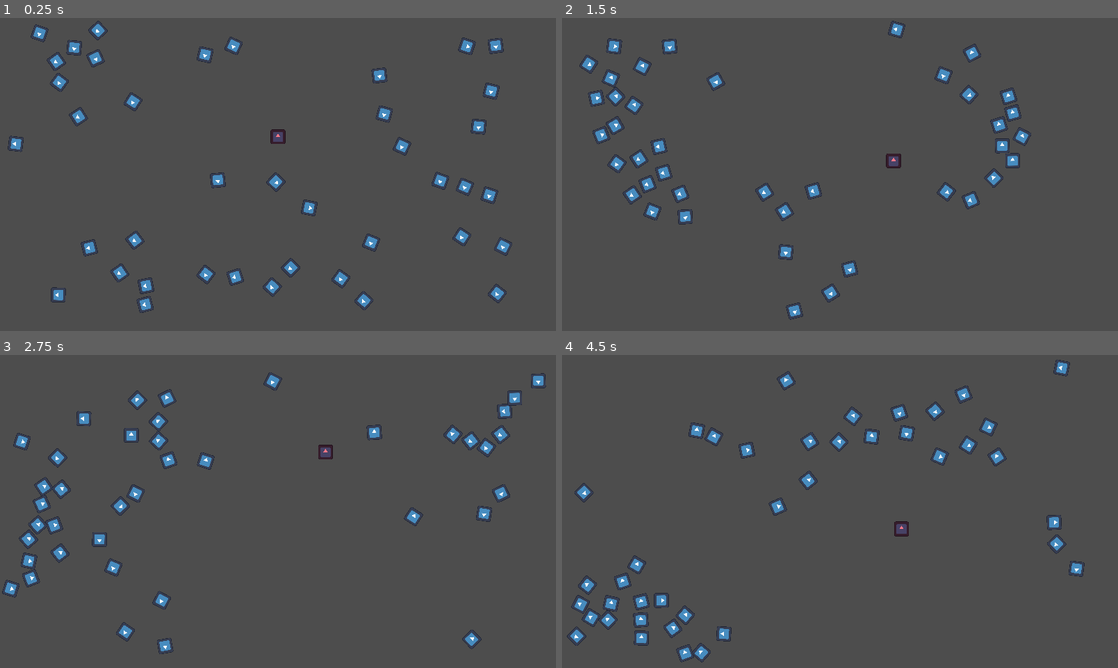
Above: before the commit, frames 1-4 (two rows, left to right).
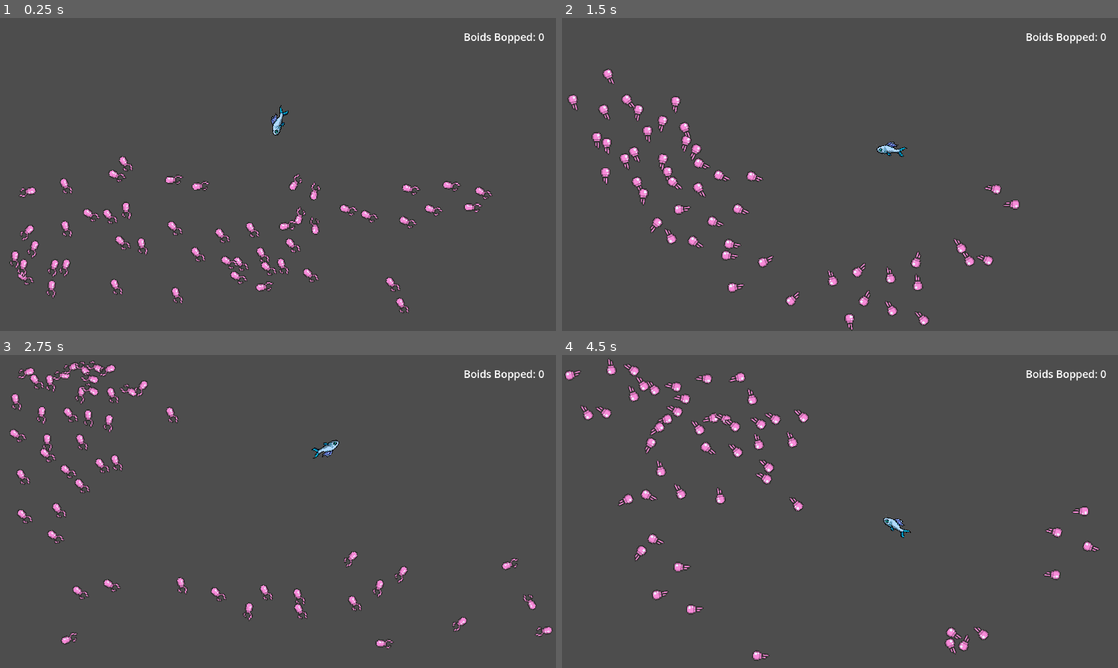
Above: after the commit, the same moments.

Repository: Applehand/flocking-sim-godot
Game: Godot game, scene res://scenes/main.tscn
Same seed, same stepped clock (60 frames per second), same inputs: the game is played once before the commit and once after it. The engine's default icon, where the game draws it, is replaced by a stand-in: a white triangle on a blue panel in a dark square.
Inputs (mouse positions are in pixels of both pictures, inside the frame that each line leads up to):
- Up to frame 1 (0.25 s): no input
- Up to frame 2 (1.5 s): move the mouse to (962, 158) at 0.52 s; hold Space (dash) 0.53-1.28 s; move the mouse to (728, 190) at 1.27 s; tap Space (dash) at 1.35 s
- Up to frame 3 (2.75 s): move the mouse to (333, 442) at 2.02 s; hold Space (dash) from 2.03 s (still down)
- Up to frame 4 (4.5 s): move the mouse to (812, 574) at 2.77 s; release Space (dash) at 2.78 s; tap Space (dash) at 2.85, 4.35 s; move the mouse to (1006, 558) at 3.52 s; hold Space (dash) 3.53-4.28 s; move the mouse to (673, 464) at 4.27 s

The runs differ from the first frame. In frame 1, 6.2% of the frame differs, in the area x 1-98%, y 0-95%; in frame 2, 6.3%; in frame 3, 6.1%; in frame 4, 6.3%, in the area x 0-98%, y 1-99%.

Commit message:
final jam sprint
procrastiation

Diff:
--- a/project.godot
+++ b/project.godot
@@ -19,7 +19,7 @@
 
 window/size/viewport_width=1920
 window/size/viewport_height=1080
-window/stretch/mode="canvas_items"
+window/stretch/mode="viewport"
 window/stretch/aspect="expand"
 
 [editor]
@@ -31,6 +31,7 @@
 dash={
 "deadzone": 0.5,
 "events": [Object(InputEventKey,"resource_local_to_scene":false,"resource_name":"","device":-1,"window_id":0,"alt_pressed":false,"shift_pressed":false,"ctrl_pressed":false,"meta_pressed":false,"pressed":false,"keycode":0,"physical_keycode":32,"key_label":0,"unicode":32,"echo":false,"script":null)
+, Object(InputEventMouseButton,"resource_local_to_scene":false,"resource_name":"","device":-1,"window_id":0,"alt_pressed":false,"shift_pressed":false,"ctrl_pressed":false,"meta_pressed":false,"button_mask":1,"position":Vector2(625, 30),"global_position":Vector2(633, 110),"factor":1.0,"button_index":1,"canceled":false,"pressed":true,"double_click":false,"script":null)
 ]
 }
 
@@ -40,5 +41,6 @@
 
 [rendering]
 
+textures/canvas_textures/default_texture_filter=0
 renderer/rendering_method="gl_compatibility"
 renderer/rendering_method.mobile="gl_compatibility"
--- /dev/null
+++ b/resources/main_theme.tres
@@ -0,0 +1,3 @@
+[gd_resource type="Theme" format=3 uid="uid://ufxi2spsyi6h"]
+
+[resource]
--- a/scenes/Boid.tscn
+++ b/scenes/Boid.tscn
@@ -1,19 +1,119 @@
-[gd_scene load_steps=6 format=3 uid="uid://dvv1j1nmdj4et"]
+[gd_scene load_steps=19 format=3 uid="uid://dvv1j1nmdj4et"]
 
 [ext_resource type="Script" path="res://scripts/Boid.gd" id="1_rcn3p"]
-[ext_resource type="Texture2D" uid="uid://d2bova7umpsta" path="res://icon.svg" id="2_afch4"]
+[ext_resource type="Texture2D" uid="uid://ctv02fgv56iar" path="res://resources/Jellyfish Sprite Sheet.png" id="2_0tnwt"]
 
 [sub_resource type="CircleShape2D" id="CircleShape2D_2kkgw"]
-radius = 264.002
+radius = 319.056
 
 [sub_resource type="CircleShape2D" id="CircleShape2D_fpqhn"]
-radius = 61.0082
+radius = 76.0066
 
 [sub_resource type="CapsuleShape2D" id="CapsuleShape2D_y4ht1"]
-radius = 28.0
-height = 60.0
+radius = 20.0
+height = 40.0
+
+[sub_resource type="AtlasTexture" id="AtlasTexture_7gdb7"]
+atlas = ExtResource("2_0tnwt")
+region = Rect2(0, 64, 32, 32)
+
+[sub_resource type="AtlasTexture" id="AtlasTexture_q18b0"]
+atlas = ExtResource("2_0tnwt")
+region = Rect2(32, 64, 32, 32)
+
+[sub_resource type="AtlasTexture" id="AtlasTexture_jq0b5"]
+atlas = ExtResource("2_0tnwt")
+region = Rect2(64, 64, 32, 32)
+
+[sub_resource type="AtlasTexture" id="AtlasTexture_aia4r"]
+atlas = ExtResource("2_0tnwt")
+region = Rect2(96, 64, 32, 32)
+
+[sub_resource type="AtlasTexture" id="AtlasTexture_hf2qi"]
+atlas = ExtResource("2_0tnwt")
+region = Rect2(128, 64, 32, 32)
+
+[sub_resource type="AtlasTexture" id="AtlasTexture_vgv15"]
+atlas = ExtResource("2_0tnwt")
+region = Rect2(0, 96, 32, 32)
+
+[sub_resource type="AtlasTexture" id="AtlasTexture_hqcqp"]
+atlas = ExtResource("2_0tnwt")
+region = Rect2(32, 96, 32, 32)
+
+[sub_resource type="AtlasTexture" id="AtlasTexture_6re01"]
+atlas = ExtResource("2_0tnwt")
+region = Rect2(64, 96, 32, 32)
+
+[sub_resource type="AtlasTexture" id="AtlasTexture_a4cqj"]
+atlas = ExtResource("2_0tnwt")
+region = Rect2(96, 96, 32, 32)
+
+[sub_resource type="AtlasTexture" id="AtlasTexture_xoqd1"]
+atlas = ExtResource("2_0tnwt")
+region = Rect2(128, 96, 32, 32)
+
+[sub_resource type="AtlasTexture" id="AtlasTexture_e0ysk"]
+atlas = ExtResource("2_0tnwt")
+region = Rect2(160, 96, 32, 32)
+
+[sub_resource type="AtlasTexture" id="AtlasTexture_b6dij"]
+atlas = ExtResource("2_0tnwt")
+region = Rect2(192, 96, 32, 32)
+
+[sub_resource type="SpriteFrames" id="SpriteFrames_j4gxq"]
+animations = [{
+"frames": [{
+"duration": 1.0,
+"texture": SubResource("AtlasTexture_7gdb7")
+}, {
+"duration": 1.0,
+"texture": SubResource("AtlasTexture_q18b0")
+}, {
+"duration": 1.0,
+"texture": SubResource("AtlasTexture_jq0b5")
+}, {
+"duration": 1.0,
+"texture": SubResource("AtlasTexture_aia4r")
+}, {
+"duration": 1.0,
+"texture": SubResource("AtlasTexture_hf2qi")
+}],
+"loop": true,
+"name": &"default",
+"speed": 10.0
+}, {
+"frames": [{
+"duration": 1.0,
+"texture": SubResource("AtlasTexture_vgv15")
+}, {
+"duration": 1.0,
+"texture": SubResource("AtlasTexture_hqcqp")
+}, {
+"duration": 1.0,
+"texture": SubResource("AtlasTexture_6re01")
+}, {
+"duration": 1.0,
+"texture": SubResource("AtlasTexture_a4cqj")
+}, {
+"duration": 1.0,
+"texture": SubResource("AtlasTexture_xoqd1")
+}, {
+"duration": 1.0,
+"texture": SubResource("AtlasTexture_e0ysk")
+}, {
+"duration": 1.0,
+"texture": SubResource("AtlasTexture_b6dij")
+}],
+"loop": false,
+"name": &"die",
+"speed": 5.0
+}]
 
 [node name="Boid" type="RigidBody2D"]
+rotation = 1.5708
+max_contacts_reported = 4
+contact_monitor = true
 script = ExtResource("1_rcn3p")
 
 [node name="VisualRange" type="Area2D" parent="."]
@@ -29,17 +129,15 @@
 [node name="BodyCollision" type="CollisionShape2D" parent="."]
 shape = SubResource("CapsuleShape2D_y4ht1")
 
-[node name="Sprite2D" type="Sprite2D" parent="."]
-scale = Vector2(0.4, 0.4)
-texture = ExtResource("2_afch4")
+[node name="AnimatedSprite2D" type="AnimatedSprite2D" parent="."]
+position = Vector2(-1, 2)
+scale = Vector2(4, 4)
+sprite_frames = SubResource("SpriteFrames_j4gxq")
+autoplay = "default"
 
-[node name="Label" type="Label" parent="."]
-offset_left = -19.0
-offset_top = -40.0
-offset_right = 21.0
-offset_bottom = -17.0
-
+[connection signal="body_entered" from="." to="." method="_on_body_entered"]
 [connection signal="body_entered" from="VisualRange" to="." method="_on_visual_range_entered"]
 [connection signal="body_exited" from="VisualRange" to="." method="_on_visual_range_exited"]
 [connection signal="body_entered" from="ProtectedRange" to="." method="_on_protected_range_entered"]
 [connection signal="body_exited" from="ProtectedRange" to="." method="_on_protected_range_exited"]
+[connection signal="animation_finished" from="AnimatedSprite2D" to="." method="_on_death_anim_finished"]
--- a/scenes/main.tscn
+++ b/scenes/main.tscn
@@ -1,7 +1,9 @@
-[gd_scene load_steps=7 format=3 uid="uid://dpyt08hhukwp5"]
+[gd_scene load_steps=9 format=3 uid="uid://dpyt08hhukwp5"]
 
 [ext_resource type="Script" path="res://scripts/main.gd" id="1_d3sgk"]
 [ext_resource type="PackedScene" uid="uid://dh1ltvja45grq" path="res://scenes/player.tscn" id="2_g0xw7"]
+[ext_resource type="PackedScene" uid="uid://b8e2nar26evr6" path="res://scenes/ui_main.tscn" id="2_raeft"]
+[ext_resource type="PackedScene" uid="uid://b4u1f2kqnm6ic" path="res://scenes/ui_menu.tscn" id="3_cgps1"]
 
 [sub_resource type="RectangleShape2D" id="RectangleShape2D_86cxv"]
 
@@ -12,11 +14,17 @@
 [sub_resource type="RectangleShape2D" id="RectangleShape2D_mcioo"]
 
 [node name="main" type="Node2D"]
+process_mode = 1
 script = ExtResource("1_d3sgk")
-num_boids = 40
+
+[node name="CanvasLayer" type="CanvasLayer" parent="."]
+
+[node name="ui_main" parent="CanvasLayer" instance=ExtResource("2_raeft")]
+
+[node name="ui_menu" parent="CanvasLayer" instance=ExtResource("3_cgps1")]
 
 [node name="LeftBorder" type="StaticBody2D" parent="."]
-constant_linear_velocity = Vector2(10, 2.08165e-12)
+constant_linear_velocity = Vector2(5, 2.08165e-12)
 
 [node name="CollisionShape2D" type="CollisionShape2D" parent="LeftBorder"]
 shape = SubResource("RectangleShape2D_86cxv")
@@ -28,13 +36,13 @@
 shape = SubResource("RectangleShape2D_jju1f")
 
 [node name="RightBorder" type="StaticBody2D" parent="."]
-constant_linear_velocity = Vector2(-10, 2.08165e-12)
+constant_linear_velocity = Vector2(-5, 2.08165e-12)
 
 [node name="CollisionShape2D" type="CollisionShape2D" parent="RightBorder"]
 shape = SubResource("RectangleShape2D_ccfog")
 
 [node name="BottomBorder" type="StaticBody2D" parent="."]
-constant_linear_velocity = Vector2(2.08165e-12, -10)
+constant_linear_velocity = Vector2(2.08165e-12, -5)
 
 [node name="CollisionShape2D" type="CollisionShape2D" parent="BottomBorder"]
 shape = SubResource("RectangleShape2D_mcioo")
--- a/scenes/player.tscn
+++ b/scenes/player.tscn
@@ -1,23 +1,32 @@
 [gd_scene load_steps=4 format=3 uid="uid://dh1ltvja45grq"]
 
 [ext_resource type="Script" path="res://scripts/player.gd" id="1_hmxu5"]
-[ext_resource type="Texture2D" uid="uid://d2bova7umpsta" path="res://icon.svg" id="1_quwxm"]
+[ext_resource type="Texture2D" uid="uid://b3kdt4nv7yx3b" path="res://resources/player_fish.png" id="2_hw6ln"]
 
-[sub_resource type="CircleShape2D" id="CircleShape2D_nyveq"]
-radius = 29.0
+[sub_resource type="CapsuleShape2D" id="CapsuleShape2D_uhuou"]
+radius = 17.0
+height = 54.0
 
 [node name="player" type="CharacterBody2D"]
 motion_mode = 1
 script = ExtResource("1_hmxu5")
 
 [node name="CollisionShape2D" type="CollisionShape2D" parent="."]
-shape = SubResource("CircleShape2D_nyveq")
+position = Vector2(-22, 4)
+rotation = 1.5708
+shape = SubResource("CapsuleShape2D_uhuou")
 
 [node name="Sprite2D" type="Sprite2D" parent="."]
-modulate = Color(1, 0.470588, 0.533333, 1)
-scale = Vector2(0.4, 0.4)
-texture = ExtResource("1_quwxm")
+position = Vector2(-3, -4)
+rotation = 0.265545
+scale = Vector2(0.15, 0.15)
+texture = ExtResource("2_hw6ln")
 
-[node name="Timer" type="Timer" parent="."]
+[node name="DashTimer" type="Timer" parent="."]
 
-[connection signal="timeout" from="Timer" to="." method="_on_timer_timeout"]
+[node name="StartTimer" type="Timer" parent="."]
+wait_time = 4.0
+autostart = true
+
+[connection signal="timeout" from="DashTimer" to="." method="_on_timer_timeout"]
+[connection signal="timeout" from="StartTimer" to="." method="_on_start_timer_timeout"]
--- /dev/null
+++ b/scenes/ui_main.tscn
@@ -0,0 +1,30 @@
+[gd_scene format=3 uid="uid://b8e2nar26evr6"]
+
+[node name="ui_main" type="Control"]
+layout_mode = 3
+anchors_preset = 15
+anchor_right = 1.0
+anchor_bottom = 1.0
+grow_horizontal = 2
+grow_vertical = 2
+
+[node name="MarginContainer" type="MarginContainer" parent="."]
+layout_mode = 1
+anchors_preset = 1
+anchor_left = 1.0
+anchor_right = 1.0
+offset_left = -19.0
+offset_bottom = 23.0
+grow_horizontal = 0
+theme_override_constants/margin_left = 40
+theme_override_constants/margin_top = 40
+theme_override_constants/margin_right = 40
+theme_override_constants/margin_bottom = 40
+
+[node name="Label" type="Label" parent="MarginContainer"]
+layout_mode = 2
+size_flags_horizontal = 0
+theme_override_font_sizes/font_size = 36
+text = "Boids Bopped: 0"
+horizontal_alignment = 1
+vertical_alignment = 1
--- /dev/null
+++ b/scenes/ui_menu.tscn
@@ -0,0 +1,74 @@
+[gd_scene load_steps=2 format=3 uid="uid://b4u1f2kqnm6ic"]
+
+[ext_resource type="Texture2D" uid="uid://d2bova7umpsta" path="res://icon.svg" id="1_iivkk"]
+
+[node name="ui_menu" type="Control"]
+visible = false
+layout_mode = 3
+anchors_preset = 0
+offset_left = 120.0
+offset_top = 80.0
+offset_right = 1800.0
+offset_bottom = 1000.0
+
+[node name="MarginContainer" type="MarginContainer" parent="."]
+layout_mode = 1
+anchors_preset = 15
+anchor_right = 1.0
+anchor_bottom = 1.0
+grow_horizontal = 2
+grow_vertical = 2
+theme_override_constants/margin_left = 120
+theme_override_constants/margin_top = 80
+theme_override_constants/margin_right = 120
+theme_override_constants/margin_bottom = 80
+
+[node name="CenterContainer" type="CenterContainer" parent="MarginContainer"]
+layout_mode = 2
+
+[node name="HBoxContainer" type="HBoxContainer" parent="MarginContainer/CenterContainer"]
+layout_mode = 2
+
+[node name="ButtonsMargin" type="MarginContainer" parent="MarginContainer/CenterContainer/HBoxContainer"]
+layout_mode = 2
+theme_override_constants/margin_left = 20
+theme_override_constants/margin_top = 20
+theme_override_constants/margin_right = 20
+theme_override_constants/margin_bottom = 20
+
+[node name="ButtonsVbox" type="VBoxContainer" parent="MarginContainer/CenterContainer/HBoxContainer/ButtonsMargin"]
+layout_mode = 2
+
+[node name="ArcadeButton" type="Button" parent="MarginContainer/CenterContainer/HBoxContainer/ButtonsMargin/ButtonsVbox"]
+layout_mode = 2
+size_flags_vertical = 4
+text = "Arcade"
+
+[node name="SandboxButton" type="Button" parent="MarginContainer/CenterContainer/HBoxContainer/ButtonsMargin/ButtonsVbox"]
+layout_mode = 2
+size_flags_vertical = 4
+text = "Sandbox"
+
+[node name="OptionsButton" type="Button" parent="MarginContainer/CenterContainer/HBoxContainer/ButtonsMargin/ButtonsVbox"]
+layout_mode = 2
+size_flags_vertical = 4
+text = "Options"
+
+[node name="ExitGameButton" type="Button" parent="MarginContainer/CenterContainer/HBoxContainer/ButtonsMargin/ButtonsVbox"]
+layout_mode = 2
+size_flags_vertical = 4
+text = "Exit Game"
+
+[node name="LogoMargin" type="MarginContainer" parent="MarginContainer/CenterContainer/HBoxContainer"]
+layout_mode = 2
+theme_override_constants/margin_left = 20
+theme_override_constants/margin_top = 20
+theme_override_constants/margin_right = 20
+theme_override_constants/margin_bottom = 20
+
+[node name="LogoCenter" type="CenterContainer" parent="MarginContainer/CenterContainer/HBoxContainer/LogoMargin"]
+layout_mode = 2
+
+[node name="LogoTexture" type="TextureRect" parent="MarginContainer/CenterContainer/HBoxContainer/LogoMargin/LogoCenter"]
+layout_mode = 2
+texture = ExtResource("1_iivkk")
--- a/scripts/Boid.gd
+++ b/scripts/Boid.gd
@@ -1,10 +1,10 @@
 extends RigidBody2D
 class_name Boid
+signal got_eaten
 
 @onready var visual_range = $VisualRange
 @onready var protected_range = $ProtectedRange
-@onready var label: Label = $Label
-@onready var sprite: Sprite2D = $Sprite2D
+@onready var sprite: AnimatedSprite2D = $AnimatedSprite2D
 
 @export var min_speed: int = 4
 @export var max_speed: int = 8
@@ -17,6 +17,7 @@
 var boids_in_visual_range: Array[Boid]
 var boids_in_protected_range: Array[Boid]
 var player_body: CharacterBody2D
+var has_been_eaten: bool = false
 
 
 func _physics_process(_delta):
@@ -47,14 +48,14 @@
 		boids_in_protected_range.erase(body)
 
 
-func calculate_position(player_body):
+func calculate_position(player):
 	var x_pos_avg: float = 0
 	var y_pos_avg: float = 0
 	var x_vel_avg: float = 0
 	var y_vel_avg: float = 0
 	var num_boids_in_vision: int = len(boids_in_visual_range)
-	var sep_dist_x: int = 0
-	var sep_dist_y: int = 0
+	var sep_dist_x: float = 0.0
+	var sep_dist_y: float = 0.0
 	var player_sep_dist_x: int = 0
 	var player_sep_dist_y: int = 0
 
@@ -63,10 +64,10 @@
 		sep_dist_x += position.x - boid.position.x
 		sep_dist_y += position.y - boid.position.y
 
-	# Also avoiding the player, if visible
-	if player_body:
-		player_sep_dist_x += position.x - player_body.position.x
-		player_sep_dist_y += position.y - player_body.position.y
+	# If the player body exists, then the boid will avoid it
+	if player:
+		player_sep_dist_x += position.x - player.position.x
+		player_sep_dist_y += position.y - player.position.y
 
 	# Getting average positions and velocities for boids in view
 	for boid in boids_in_visual_range:
@@ -104,8 +105,19 @@
 		linear_velocity.y = (linear_velocity.y/speed)*min_speed
 
 	# Sprite rotation update
-	sprite.rotation = lerp_angle(sprite.rotation, linear_velocity.angle(), 0.75)
+	sprite.rotation = lerp_angle(sprite.rotation, linear_velocity.angle(), 1)
 
 	# Final position update
 	position.x = position.x + linear_velocity.x
 	position.y = position.y + linear_velocity.y
+
+
+func _on_body_entered(body: PhysicsBody2D) -> void:
+	if body is CharacterBody2D and has_been_eaten == false:
+		has_been_eaten = true
+		got_eaten.emit()
+		sprite.play('die')
+
+
+func _on_death_anim_finished():
+	queue_free()
--- a/scripts/main.gd
+++ b/scripts/main.gd
@@ -6,28 +6,45 @@
 @onready var bottom_border = $BottomBorder
 @onready var player = $player
 
-@export var num_boids: int
+@export var num_boids: int = 50
 
+var score: int = 0
 var boid_scene: PackedScene = preload("res://scenes/Boid.tscn")
 
+
 func _ready() -> void:
-	var window_x: int = get_viewport_rect().size.x
-	var window_y: int = get_viewport_rect().size.y
+	var viewport_rect := get_viewport_rect().size
+	var player_spawn_pos := Vector2(viewport_rect.x / 2, viewport_rect.y / 3)
 
-	left_border.position.y = window_y / 2
-	top_border.position.x = window_x / 2
-	right_border.position.x = window_x
-	right_border.position.y = window_y / 2
-	bottom_border.position.x = window_x / 2
-	bottom_border.position.y = window_y
+	left_border.position.y = viewport_rect.y / 2
+	top_border.position.x = viewport_rect.x / 2
+	right_border.position.x = viewport_rect.x
+	right_border.position.y = viewport_rect.y / 2
+	bottom_border.position.x = viewport_rect.x / 2
+	bottom_border.position.y = viewport_rect.y
 
-	left_border.get_node("CollisionShape2D").shape.size.y = window_y
-	right_border.get_node("CollisionShape2D").shape.size.y = window_y
-	top_border.get_node("CollisionShape2D").shape.size.x = window_x
-	bottom_border.get_node("CollisionShape2D").shape.size.x = window_x
-	player.position = Vector2(window_x / 2, window_y / 3)
+	left_border.get_node("CollisionShape2D").shape.size.y = viewport_rect.y
+	right_border.get_node("CollisionShape2D").shape.size.y = viewport_rect.y
+	top_border.get_node("CollisionShape2D").shape.size.x = viewport_rect.x
+	bottom_border.get_node("CollisionShape2D").shape.size.x = viewport_rect.x
 
+	player.position = player_spawn_pos
+
+	spawn_boids(viewport_rect)
+
+
+func player_ate_boid():
+	score += 1
+	print('Score: ', score)
+
+func reset_game():
+	pass
+
+func spawn_boids(viewport_rect: Vector2):
 	for i in range(num_boids):
 		var boid: Boid = boid_scene.instantiate()
 		add_child(boid)
-		boid.position = Vector2(randi() % window_x, randi() % window_y)
+
+		var boid_spawn_pos := Vector2(randi() % int(viewport_rect.x - 10), randi_range(viewport_rect.y / 2, viewport_rect.y))
+		boid.position = boid_spawn_pos
+		boid.got_eaten.connect(player_ate_boid)
--- a/scripts/player.gd
+++ b/scripts/player.gd
@@ -1,10 +1,14 @@
 extends CharacterBody2D
 
-@onready var timer: Timer = $Timer
+@onready var dash_timer: Timer = $DashTimer
 
 @export var speed = 200
 
 var mouse_pos = null
+
+
+func _ready() -> void:
+	speed = 0
 
 
 func _physics_process(_delta: float) -> void:
@@ -14,12 +18,18 @@
 	velocity = direction * speed
 	move_and_slide()
 
+	rotation = lerp_angle(rotation, direction.angle(), 0.75) - deg_to_rad(120)
+
+
 func _input(event: InputEvent) -> void:
 	if event.is_action_pressed("dash"):
-		timer.start()
+		dash_timer.start()
 		speed = 350
 
 
+func _on_dash_timer_timeout() -> void:
+	speed = 200
 
-func _on_timer_timeout() -> void:
+
+func _on_start_timer_timeout() -> void:
 	speed = 200
Binary file added: resources/Jellyfish Sprite Sheet.png
Not shown, added: resources/Jellyfish Sprite Sheet.png.import
Binary file added: resources/player_fish.png
Not shown, added: resources/player_fish.png.import
